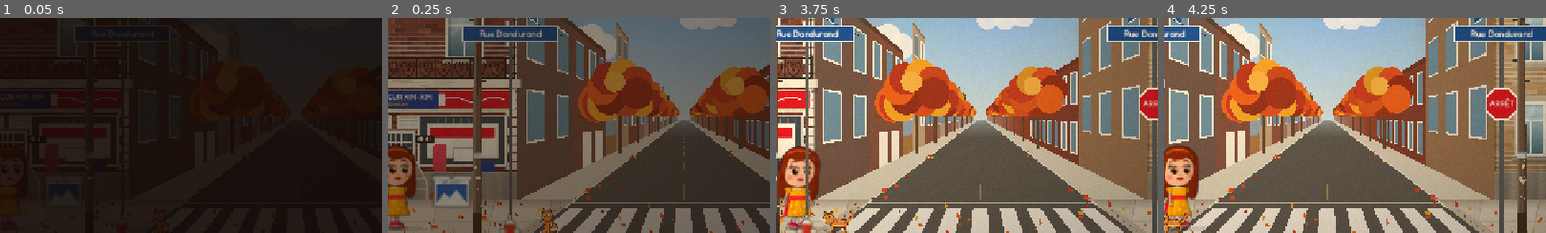
Above: before the commit, frames 1-4 (left to right).
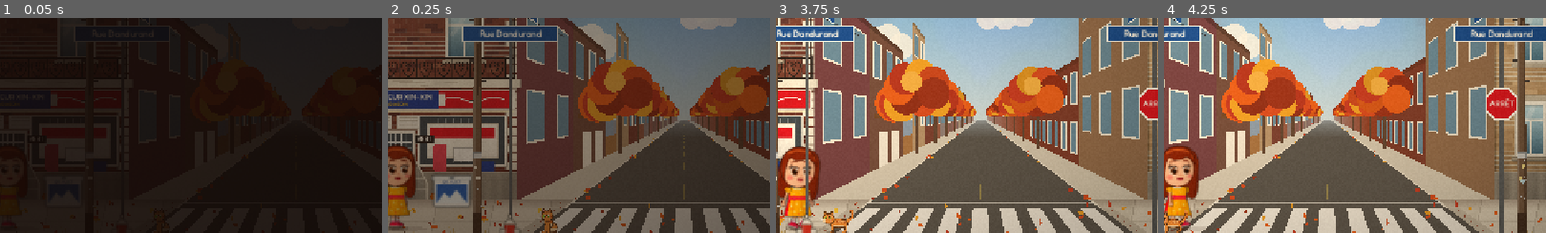
Above: after the commit, the same moments.

Repository: jullmg/jeux
Game: Godot game, scene res://scenes/dandurand.tscn
Same seed, same stepped clock (60 frames per second), same inputs: the game is played once before the commit and once after it. This scene is started directly instead of the project's main scene.
Inputs (mouse positions are % of the whole screen's width and height, from its top left):
- Up to frame 1 (0.05 s): no input
- Up to frame 2 (0.25 s): no input
- Up to frame 3 (3.75 s): tap Enter (ui_accept) at 0.5, 0.77, 1.07, 1.52, 1.82 s; move the mouse to (72, 45) at 0.52 s; hold Right (ui_right) 0.53-1.28 s; tap M at 0.6, 3.6 s; click (72, 45) at 0.67 s; move the mouse to (30, 55) at 1.27 s; hold Left (ui_left) 1.28-2 s; tap N at 1.35 s; click (97, 6) at 2.02 s; click (92, 6) at 2.77 s; move the mouse to (60, 28) at 3.52 s; hold Right (ui_right) from 3.53 s (still down)
- Up to frame 4 (4.25 s): keep holding Right (ui_right)
The pictures show only the part of the screen within x 49-99%, y 40-90%; the shares and areas given below are measured in that part.

The runs differ from the first frame. In frame 3, less than 0.1% of the frame differs, in the area x 43-45%, y 45-56%; in frame 4, less than 0.1%.

Commit message:
Charlotte: corners join up with the walls down the cross street
The first wall down a cross street is the corner building's side: it now takes
the height and brick of the corner facade we see, instead of the other street's
building, which stuck out over the roof or fell short. Brick colours are sampled
from brick-coloured points only.

Co-Authored-By: Claude Opus 5.5 <noreply@anthropic.com>

Diff:
--- a/Charlotte/scenes/cinquieme.gd
+++ b/Charlotte/scenes/cinquieme.gd
@@ -47,12 +47,12 @@
 		{"to": 2.3, "top": 290.0, "kind": "plex", "color": Color("#B5603F")},
 		{"to": CrossStreet.FAR, "top": 300.0, "kind": "plex", "color": Color("#C2A07A")},
 	]
-	holt.right_walls = _walls_along("res://scenes/holt.gd", "rue_5e", -1)
+	holt.right_walls = _walls_along("res://scenes/holt.gd", "rue_5e", -1, "coin_5e_holt")
 	var dandurand := _cross_street("rue_dandurand", "Rue Dandurand", -1.0)
 	dandurand.along_name = "5e Avenue"
 	dandurand.facing = "east"
 	dandurand.school = true
-	dandurand.left_walls = _walls_along("res://scenes/dandurand.gd", "rue_5e", 1)
+	dandurand.left_walls = _walls_along("res://scenes/dandurand.gd", "rue_5e", 1, "coin_5e_dandurand")
 	dandurand.right_walls = [
 		{"to": 2.6, "top": _house_top("ecole"), "kind": "school", "color": Color("#A9472F")},
 		{"to": CrossStreet.FAR, "top": 330.0, "kind": "plex", "color": Color("#9C5A44")},
--- a/Charlotte/scenes/dandurand.gd
+++ b/Charlotte/scenes/dandurand.gd
@@ -40,12 +40,12 @@
 		{"to": 2.6, "top": 290.0, "kind": "plex", "color": Color("#B5603F")},
 		{"to": CrossStreet.FAR, "top": 310.0, "kind": "plex", "color": Color("#A8473A")},
 	]
-	fifth.right_walls = _walls_along("res://scenes/cinquieme.gd", "rue_dandurand", -1)
+	fifth.right_walls = _walls_along("res://scenes/cinquieme.gd", "rue_dandurand", -1, "plex_11")
 	var sixth := _cross_street("rue_6e", "6e Avenue", 1.0)
 	sixth.along_name = "Rue Dandurand"
 	# 6e Avenue runs north from here: no mountain that way, just sky.
 	sixth.facing = "north"
-	sixth.left_walls = _walls_along("res://scenes/main.gd", "rue_dandurand", 1)
+	sixth.left_walls = _walls_along("res://scenes/main.gd", "rue_dandurand", 1, "depanneur_front")
 	sixth.right_walls = [
 		{"to": 0.7, "top": _house_top("dandurand_nord"), "kind": "plex", "color": Color("#C2A07A")},
 		{"to": 2.4, "top": 280.0, "kind": "plex", "color": Color("#9C5A44")},
--- a/Charlotte/scenes/holt.gd
+++ b/Charlotte/scenes/holt.gd
@@ -40,11 +40,11 @@
 		{"to": 2.4, "top": 300.0, "kind": "plex", "color": Color("#C2A07A")},
 		{"to": CrossStreet.FAR, "top": 290.0, "kind": "plex", "color": Color("#9C5A44")},
 	]
-	sixth.right_walls = _walls_along("res://scenes/main.gd", "rue_holt", -1)
+	sixth.right_walls = _walls_along("res://scenes/main.gd", "rue_holt", -1, "ohbon")
 	var fifth := _cross_street("rue_5e", "5e Avenue", -1.0)
 	fifth.along_name = "Rue Holt"
 	fifth.facing = "south"
-	fifth.left_walls = _walls_along("res://scenes/cinquieme.gd", "rue_holt", 1)
+	fifth.left_walls = _walls_along("res://scenes/cinquieme.gd", "rue_holt", 1, "plex_16")
 	fifth.right_walls = [
 		{"to": 0.7, "top": _house_top("holt_sud"), "kind": "plex", "color": Color("#C8A27A")},
 		{"to": 2.2, "top": 280.0, "kind": "plex", "color": Color("#9C5A44")},
--- a/Charlotte/scenes/main.gd
+++ b/Charlotte/scenes/main.gd
@@ -52,9 +52,9 @@
 		{"to": 2.6, "top": _house_top("ecole"), "kind": "school", "color": Color("#A9472F")},
 		{"to": CrossStreet.FAR, "top": 330.0, "kind": "plex", "color": Color("#9C5A44")},
 	]
-	dandurand.right_walls = _walls_along("res://scenes/dandurand.gd", "rue_6e", -1)
+	dandurand.right_walls = _walls_along("res://scenes/dandurand.gd", "rue_6e", -1, "depanneur")
 	var holt := _cross_street("rue_holt", "Rue Holt", -1.0)
-	holt.left_walls = _walls_along("res://scenes/holt.gd", "rue_6e", 1)
+	holt.left_walls = _walls_along("res://scenes/holt.gd", "rue_6e", 1, "coin_holt")
 	holt.right_walls = [
 		{"to": 0.7, "top": _house_top("coin_holt_est"), "kind": "plex", "color": Color("#9C6B4E")},
 		{"to": 2.0, "top": 270.0, "kind": "plex", "color": Color("#8E3A2F")},
--- a/Charlotte/world/street_scene.gd
+++ b/Charlotte/world/street_scene.gd
@@ -499,7 +499,9 @@
 ## The walls along a cross street, built from the street that really runs there (its scene script's layout): from
 ## our corner, its gap `from_gap`, going `direction` (+1 / -1 along its layout) to its next cross street; each building
 ## with its width, height, colour (sampled off its facade) and kind; then the next block, generic, into the distance.
-func _walls_along(script_path: String, from_gap: String, direction: int) -> Array:
+## The first one is the corner building's side, the same building as `ours` (our facade at that corner): it takes our
+## facade's height and brick, so the corner joins up.
+func _walls_along(script_path: String, from_gap: String, direction: int, ours := "") -> Array:
 	var other: Node = load(script_path).new()
 	var lay: Array = other.layout
 	var gaps: Dictionary = other.cross_streets
@@ -517,6 +519,9 @@
 		if wall.kind != "gap":
 			last = wall.color
 		i += direction
+	if ours != "" and not walls.is_empty() and walls[0].kind != "gap":
+		walls[0].top = _house_top(ours)
+		walls[0].color = _wall_color(_tex(ours))
 	# The next cross street, then the next block's plexes on into the distance.
 	walls.append({"to": d + 0.5, "kind": "gap"})
 	walls.append({"to": CrossStreet.FAR, "top": 300.0, "kind": "plex", "color": last.lerp(Color("#B5603F"), 0.5)})
@@ -529,17 +534,18 @@
 	return {"ohbon": "ohbon", "coin_holt": "corner_holt", "depanneur_front": "shop", "garages": "garage", "ecole": "school"}.get(art, "plex")
 
 
-# A facade's brick colour: the average of a few points down its left side, clear of windows and stairs.
+# A facade's brick colour: the average of points across it, keeping only brick-coloured ones (not the white
+# trim, the glass, a downspout or the dark ironwork).
 func _wall_color(tex: Texture2D) -> Color:
 	var img := tex.get_image()
 	var sum := Color(0, 0, 0, 0)
 	var n := 0
-	for k in 8:
-		var p := Vector2i(int(MARGIN) + 10, int(img.get_height() * lerpf(0.3, 0.6, k / 7.0)))
-		var c := img.get_pixelv(p)
-		if c.a > 0.5:
-			sum += c
-			n += 1
+	for fx in [0.06, 0.29, 0.5, 0.6, 0.72, 0.94]:
+		for k in 6:
+			var c := img.get_pixelv(Vector2i(int(img.get_width() * fx), int(img.get_height() * lerpf(0.25, 0.6, k / 5.0))))
+			if c.a > 0.5 and c.s > 0.18 and c.v > 0.25 and c.v < 0.92:
+				sum += c
+				n += 1
 	return Color(sum.r / n, sum.g / n, sum.b / n) if n > 0 else Color("#9C5A44")
 
 
Not shown, changed: Charlotte/.claude/CLAUDE.md
